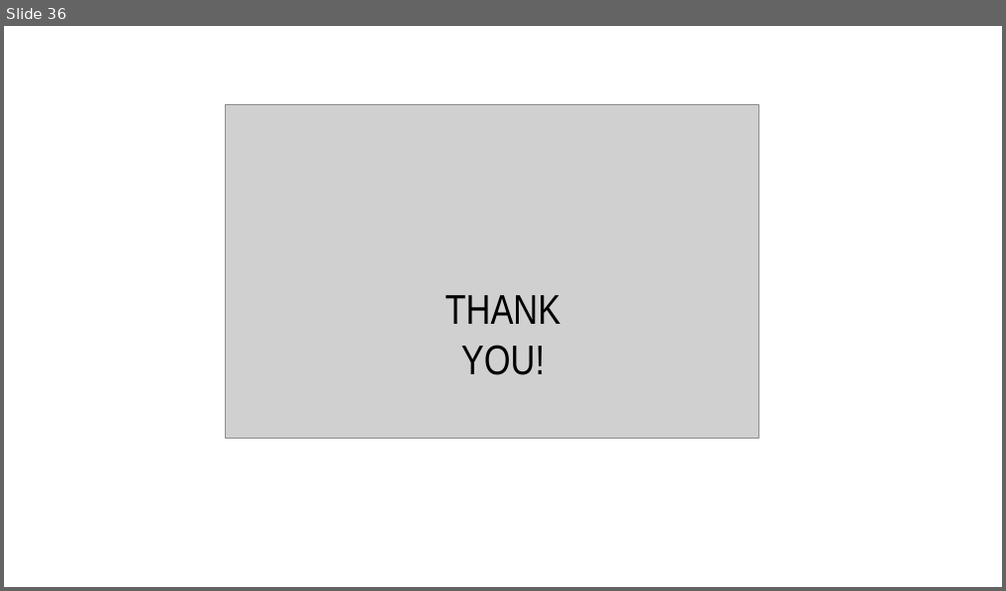
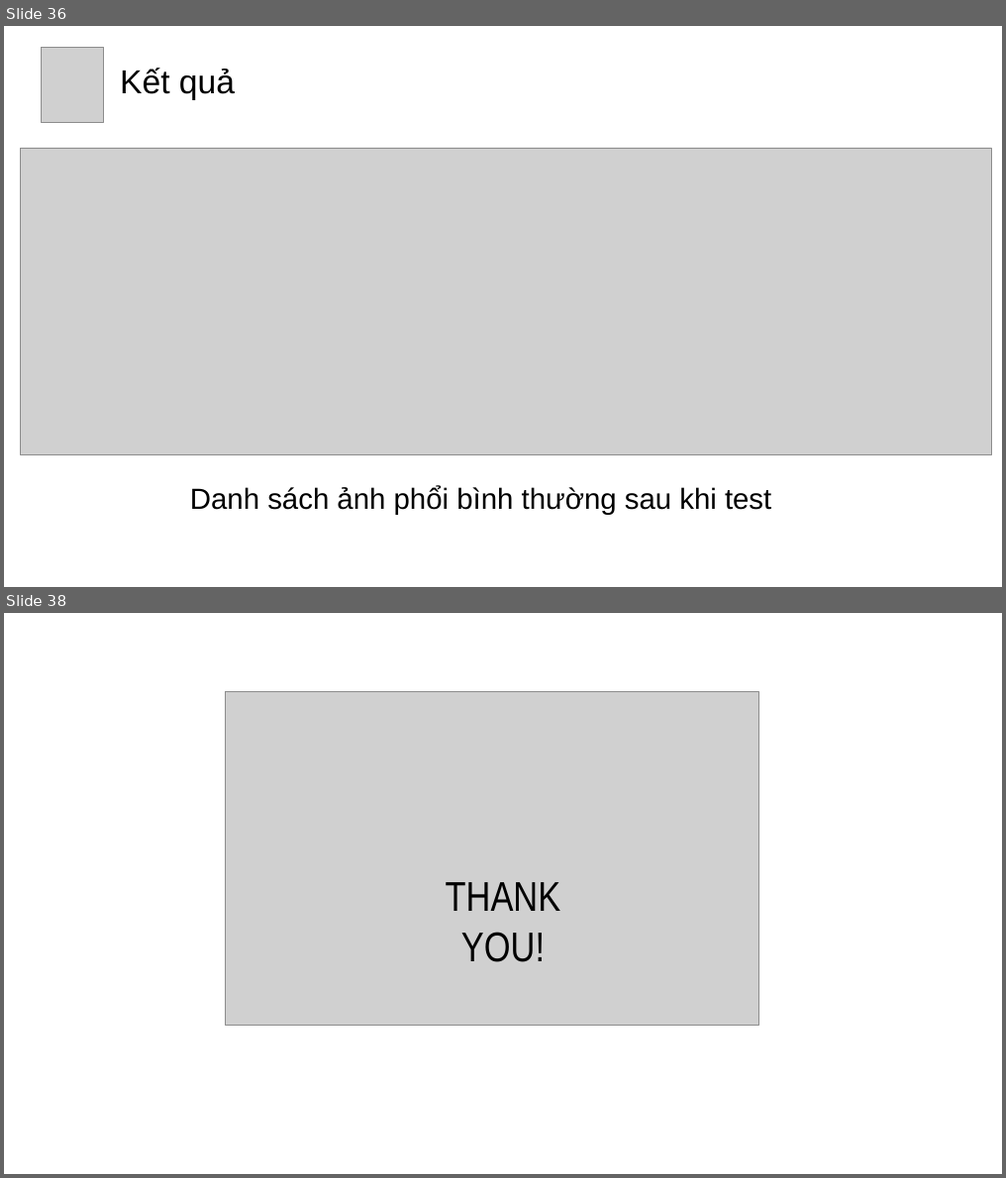
Before and after one commit to chuongleminhdev/tieuluanchuyennganh, a slide deck: TLCN-Slide.pptx. Shown one above the other, each under a label of ours: slide 36 before the commit, slides 36 and 38 after it; the slides between them are not shown. The pictures are 1006x591 and 1006x1178 pixels, drawn with LibreOffice and Linux fonts; fonts in the diff are those of the drawing; grey boxes stand for pictures. Boxes give left, top, right and bottom in pixels: in the first picture for what was removed or moved away, otherwise in the second. Text is boxed around its words. In the diff, an @@ line names an element or a change of style, - is before the commit and + after.

```diff
--- a/TLCN-Slide.pptx
+++ b/TLCN-Slide.pptx
@@ slide 36 added at (4, 26, 1002, 587), background #FFFFFF @@
@@ picture added at (42, 48, 104, 123) @@
@@ text added at (120, 68, 235, 100), 32 pt, text #000000 @@
+Kết quả
@@ picture added at (21, 148, 991, 456) @@
@@ text added at (190, 486, 771, 515), 28 pt, text #000000 @@
+Danh sách ảnh phổi bình thường sau khi test
@@ what was slide 36 is now slide 38 @@
```
Also in this commit, not shown: 2 slides changed, 1 other slide added.
